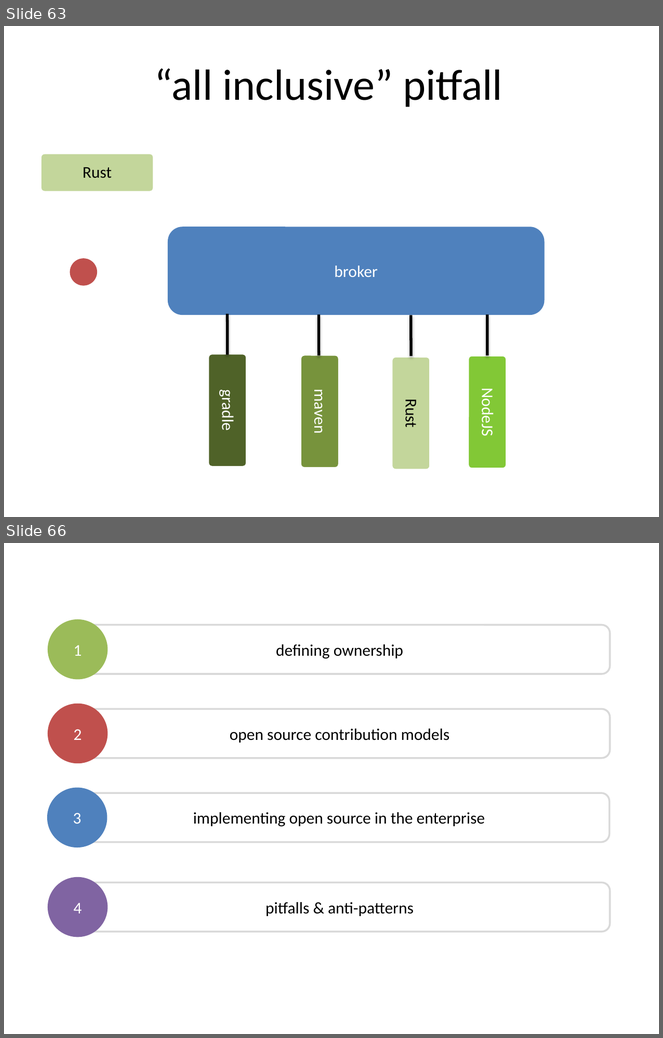
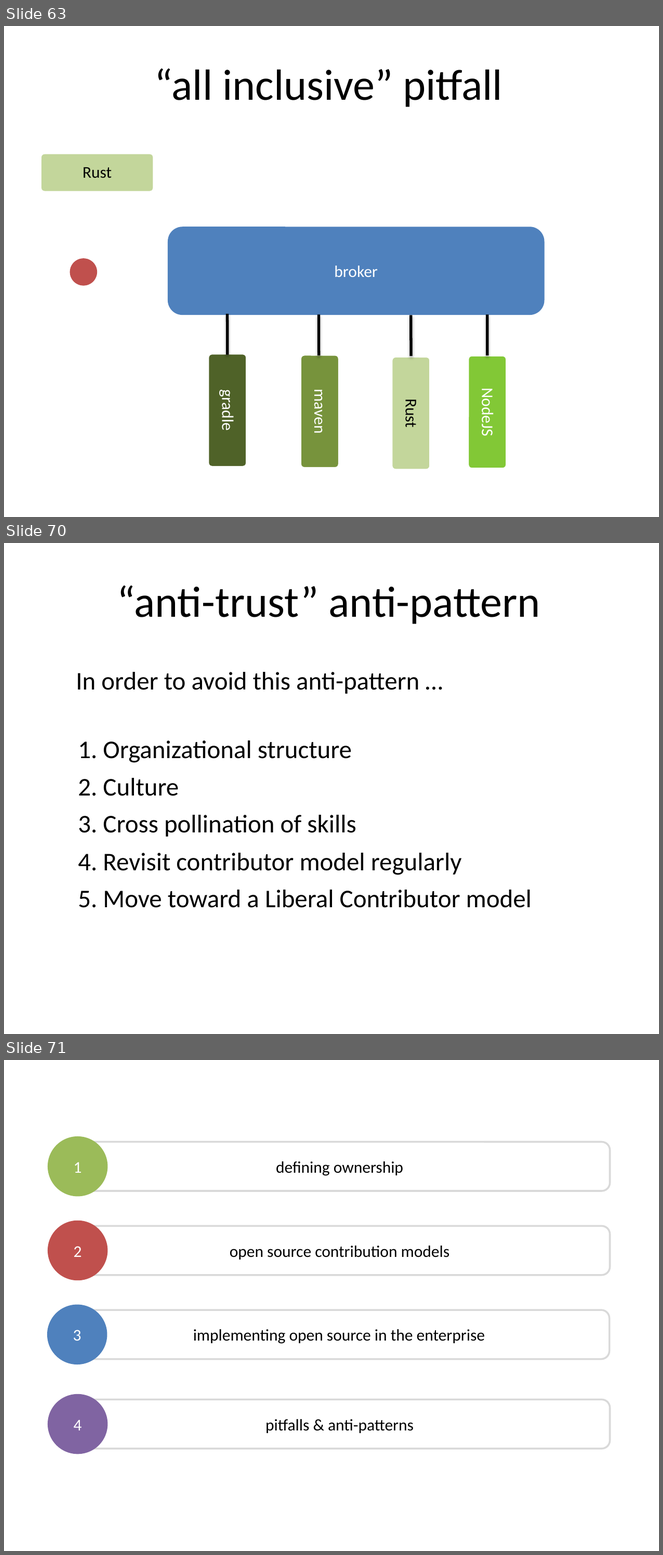
Before and after one commit to dsietz/open-source-model, a slide deck: Adopting the Open Source Model.pptx. Shown one above the other, each under a label of ours: slides 63 and 66 before the commit, slides 63, 70 and 71 after it; the slides between them are not shown. The pictures are 663x1038 and 663x1555 pixels, drawn with LibreOffice and Linux fonts; fonts in the diff are those of the drawing. Boxes give left, top, right and bottom in pixels: in the first picture for what was removed or moved away, otherwise in the second. Text is boxed around its words. In the diff, an @@ line names an element or a change of style, - is before the commit and + after.

```diff
--- a/Adopting the Open Source Model.pptx
+++ b/Adopting the Open Source Model.pptx
@@ slide 70 added at (x1=4, y1=543, x2=659, y2=1034), background #FFFFFF @@
@@ text added at (x1=117, y1=585, x2=541, y2=624), 48 pt, text #000000 @@
+“anti-trust” anti-pattern
@@ text added at (x1=76, y1=672, x2=419, y2=694), 28 pt, text #000000 @@
+In order to avoid this anti-pattern …
@@ text added at (x1=78, y1=741, x2=352, y2=763), 28 pt, text #000000 @@
+1. Organizational structure
@@ text added at (x1=78, y1=778, x2=179, y2=796), 28 pt, text #000000 @@
+2. Culture
@@ text added at (x1=78, y1=815, x2=356, y2=837), 28 pt, text #000000 @@
+3. Cross pollination of skills
@@ text added at (x1=78, y1=853, x2=462, y2=875), 28 pt, text #000000 @@
+4. Revisit contributor model regularly
@@ text added at (x1=78, y1=890, x2=532, y2=908), 28 pt, text #000000 @@
+5. Move toward a Liberal Contributor model
@@ what was slide 66 is now slide 71 @@
```
Also in this commit, not shown: 4 slides changed, 5 other slides added, 58 slides removed.
